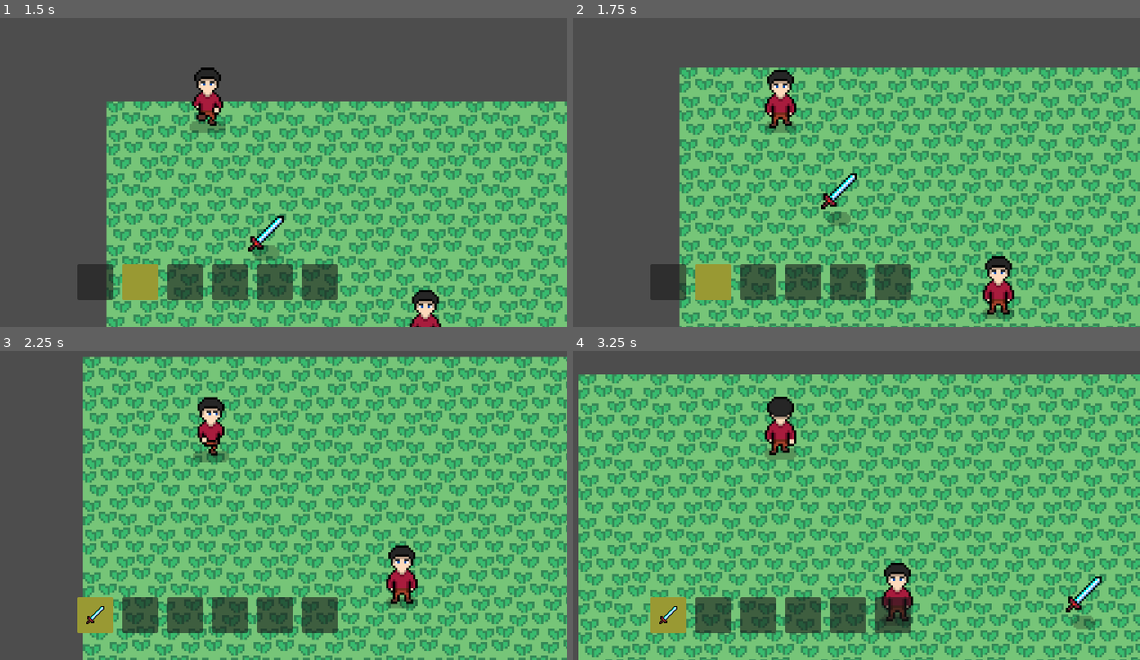
Above: before the commit, frames 1-4 (two rows, left to right).
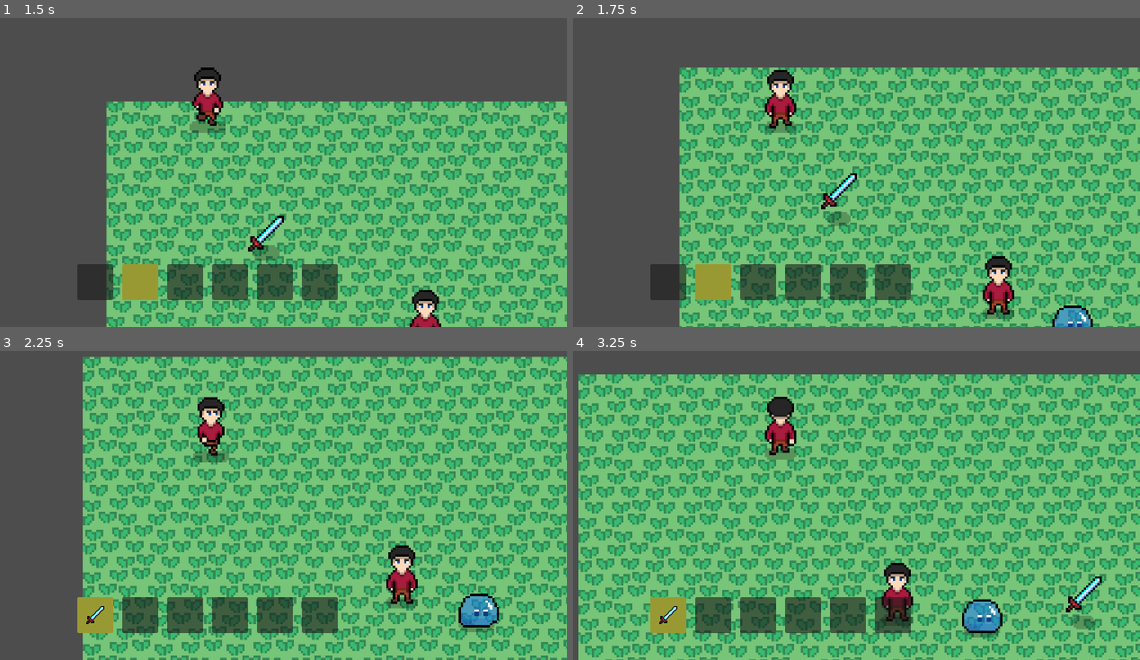
Above: after the commit, the same moments.

Repository: QuocKhangDA22TTD/rpg_game
Game: Godot game, scene res://scenes/demo.tscn
Same seed, same stepped clock (60 frames per second), same inputs: the game is played once before the commit and once after it.
Inputs (mouse positions are in pixels of both pictures, inside the frame that each line leads up to):
- Up to frame 1 (1.5 s): move the mouse to (368, 104) at 0.52 s; press the mouse at (368, 104) at 0.53 s; hold Right (ui_right) 0.53-1.28 s; move the mouse to (62, 144) at 1.27 s; release the mouse at (62, 144) at 1.28 s; hold Down (ui_down) from 1.28 s (still down); tap Mouse wheel up (hotbar_next) at 1.35 s
- Up to frame 2 (1.75 s): keep holding Down (ui_down)
- Up to frame 3 (2.25 s): move the mouse to (277, 369) at 2.02 s; release Down (ui_down) at 2.03 s; hold Right (ui_right) from 2.03 s (still down); hold Mouse wheel down (hotbar_previous) from 2.03 s (still down)
- Up to frame 4 (3.25 s): move the mouse to (743, 539) at 2.77 s; release Right (ui_right) at 2.78 s; release Mouse wheel down (hotbar_previous) at 2.78 s; hold Up (ui_up) from 2.78 s (still down); click (743, 539) at 2.85 s

Frame 1 is identical in both runs. In frame 2, 0.4% of the frame differs, in the area x 84-92%, y 93-100%; in frame 3, 0.8%, in the area x 80-89%, y 78-91%; in frame 4, 0.8%.
Error before the commit: Invalid access to property or key 'max_hp' on a base object of type 'Nil'. (res://scripts/enemy/enemy.gd:13)

Commit message:
Tạo thư mục data trong thư mục script. Thay đổi cấu trúc lưu trữ.

Diff:
--- a/data/enemies/slime.tres
+++ b/data/enemies/slime.tres
@@ -1,7 +1,7 @@
 [gd_resource type="Resource" script_class="EnemyData" format=3 uid="uid://dd3g26wg0xp5c"]
 
-[ext_resource type="AnimationLibrary" uid="uid://w3mb5qt2lcco" path="res://resources/slime_anim.res" id="1_hjcbr"]
-[ext_resource type="Script" uid="uid://caw6e3cxvhnos" path="res://scripts/enemy/enemy_data.gd" id="1_j53m2"]
+[ext_resource type="AnimationLibrary" uid="uid://w3mb5qt2lcco" path="res://data/animaitons/slime_anim.res" id="1_hjcbr"]
+[ext_resource type="Script" uid="uid://caw6e3cxvhnos" path="res://scripts/data/enemy_data.gd" id="1_j53m2"]
 [ext_resource type="Script" uid="uid://b3st7tlisfq5d" path="res://scripts/enemy/enemy_state.gd" id="3_2pi8n"]
 [ext_resource type="Script" uid="uid://dwt32hvdxfg87" path="res://scripts/enemy/idle_state.gd" id="4_g7c64"]
 [ext_resource type="Script" uid="uid://c152hvhl6bt57" path="res://scripts/enemy/slime_chase_state.gd" id="5_g7c64"]
--- a/data/items/potion.tres
+++ b/data/items/potion.tres
@@ -1,7 +1,7 @@
 [gd_resource type="Resource" script_class="ItemData" format=3 uid="uid://bqys23112x6ok"]
 
 [ext_resource type="Texture2D" uid="uid://gvvedyqwsjql" path="res://assets/potion.png" id="1_3owoh"]
-[ext_resource type="Script" uid="uid://da36erf37yuv" path="res://scripts/inventory/item_data.gd" id="1_vue1v"]
+[ext_resource type="Script" uid="uid://da36erf37yuv" path="res://scripts/data/item_data.gd" id="1_vue1v"]
 
 [resource]
 script = ExtResource("1_vue1v")
--- a/data/items/sword.tres
+++ b/data/items/sword.tres
@@ -1,7 +1,7 @@
 [gd_resource type="Resource" script_class="WeaponData" format=3 uid="uid://2oxjf8hoxd7c"]
 
 [ext_resource type="Texture2D" uid="uid://833exq3glr5w" path="res://assets/sword.png" id="1_dcagp"]
-[ext_resource type="Script" uid="uid://baqexydqn3syx" path="res://scripts/weapon_data.gd" id="2_dcagp"]
+[ext_resource type="Script" uid="uid://baqexydqn3syx" path="res://scripts/data/weapon_data.gd" id="2_dcagp"]
 [ext_resource type="Script" uid="uid://bwmnw4trsr1hf" path="res://scripts/combat/melee_attack.gd" id="3_melee"]
 [ext_resource type="Texture2D" uid="uid://dgutfdp1b3d65" path="res://assets/slash.png" id="4_ojnd1"]
 
Renamed: scripts/enemy/enemy_data.gd -> scripts/data/enemy_data.gd
Renamed: scripts/enemy/enemy_data.gd.uid -> scripts/data/enemy_data.gd.uid
Renamed: scripts/inventory/item_data.gd -> scripts/data/item_data.gd
Renamed: scripts/inventory/item_data.gd.uid -> scripts/data/item_data.gd.uid
Renamed: scripts/weapon_data.gd -> scripts/data/weapon_data.gd
Renamed: scripts/weapon_data.gd.uid -> scripts/data/weapon_data.gd.uid
